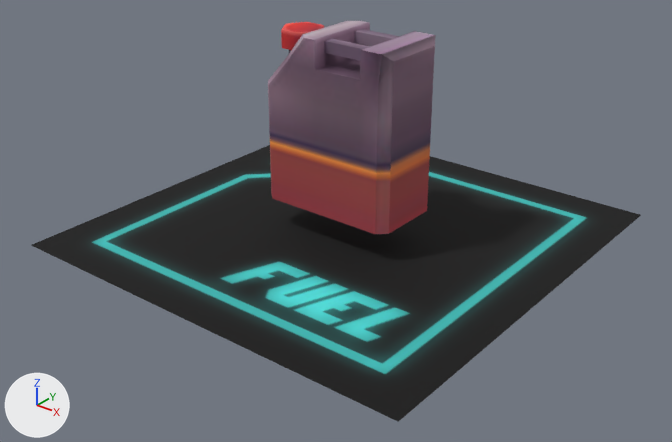
One commit to the FBX model res/bonus/fuel/model.FBX: the scene before it, then after it.
Camera for both pictures: a 50 mm lens placed at (0.873, -1.118, 0.743), pointed at (0.024, -0.058, 0.086). Lighting does not change. The marker at lower left points along +X, +Y and +Z. Where no turn or scale is listed for an object, it has been applied to the vertices. Vertices at the same position are counted once.
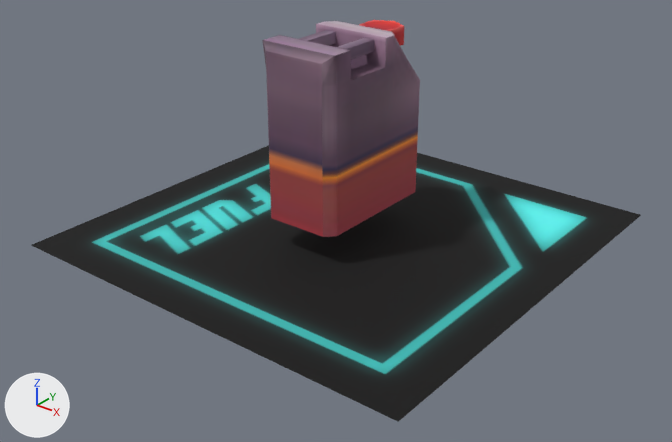
Where the newer file only moved an object's origin or applied its transform, the numbers keep the older frame.

What differs and where, as boxes (x1, y1, x2, y2) in the pictures (672 x 442 px; the box of a moved part takes in the faces that stretch with it):
'Box001', deleted: before (268, 21, 436, 234)
'Fuel', added: after (262, 20, 420, 237)
part 1 of me_mesh_001, moved or reshaped: (132, 145, 585, 350) in both

Patch to the scene script:
```diff
--- a/res/bonus/fuel/model.FBX.py
+++ b/res/bonus/fuel/model.FBX.py
@@ me_mesh_001 @@
 me_mesh_001.from_pydata(...)  # 4 vertices, 1 face; spans x -0.369..0.369, y -0.369..0.369, z 0.0
 # used by ob_box002; location = (0.0, 0.0, 0.04)
-me_mesh_001.vertices[0].co = (-0.369, -0.369, 0.0)  # pixel (30, 245)
-me_mesh_001.vertices[1].co = (0.369, -0.369, 0.0)  # pixel (398, 421)
-me_mesh_001.vertices[2].co = (-0.369, 0.369, 0.0)
-me_mesh_001.vertices[3].co = (0.369, 0.369, 0.0)  # pixel (641, 214)
+# me_mesh_001 part 1
+me_mesh_001.vertices[0].co = (-0.369, 0.369, 0.0)
+me_mesh_001.vertices[1].co = (-0.369, -0.369, 0.0)  # pixel (30, 245)
+me_mesh_001.vertices[2].co = (0.369, 0.369, 0.0)  # pixel (641, 214)
+me_mesh_001.vertices[3].co = (0.369, -0.369, 0.0)  # pixel (398, 421)
 me_mesh_001.materials.append(mat_platefuel)
@@ me_mesh_001_1 @@
+me_mesh_001_1.from_pydata(...)  # 100 vertices, 160 faces; spans x -0.069..0.069, y -0.126..0.126, z 0.0..0.287
+me_mesh_001_1.materials.append(mat_fuel)  # picture img_texture_jpg
@@ ob_box001 @@
-ob_box001 = bpy.data.objects.new('Box001', me_mesh)
-ob_box001.location = (0.0, 0.0, 0.093)
@@ ob_fuel @@
+ob_fuel = bpy.data.objects.new('Fuel', me_mesh_001_1)
+ob_fuel.location = (0.0, 0.0, 0.093)
```
